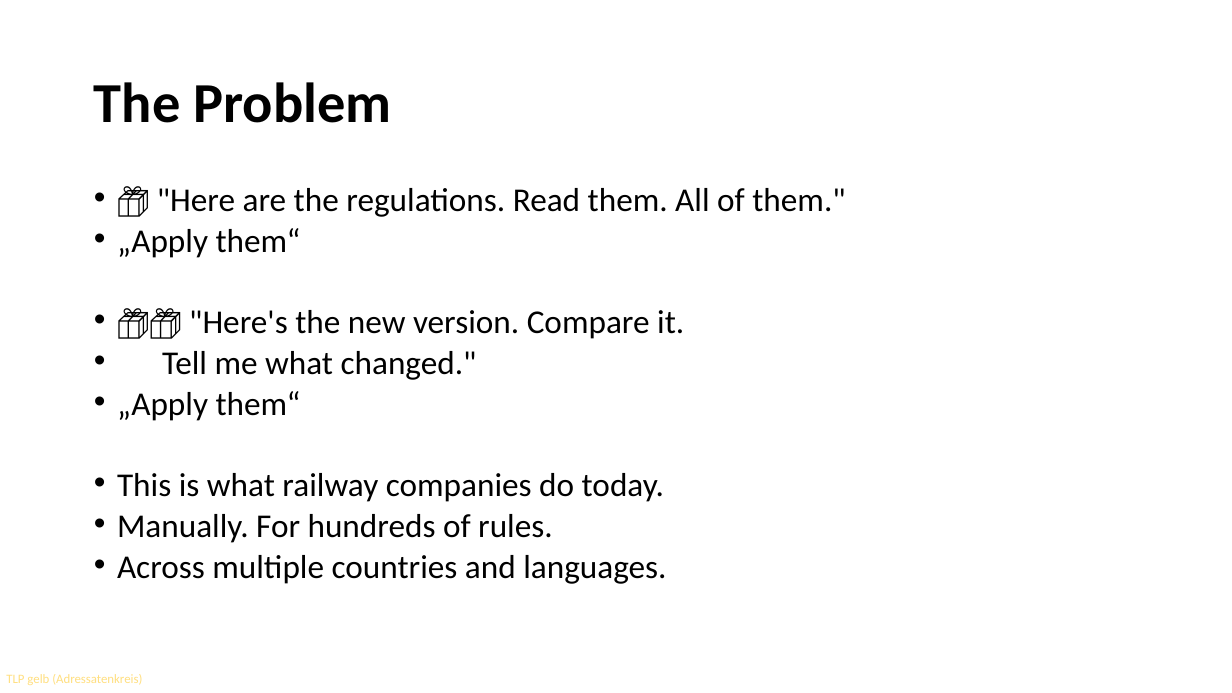
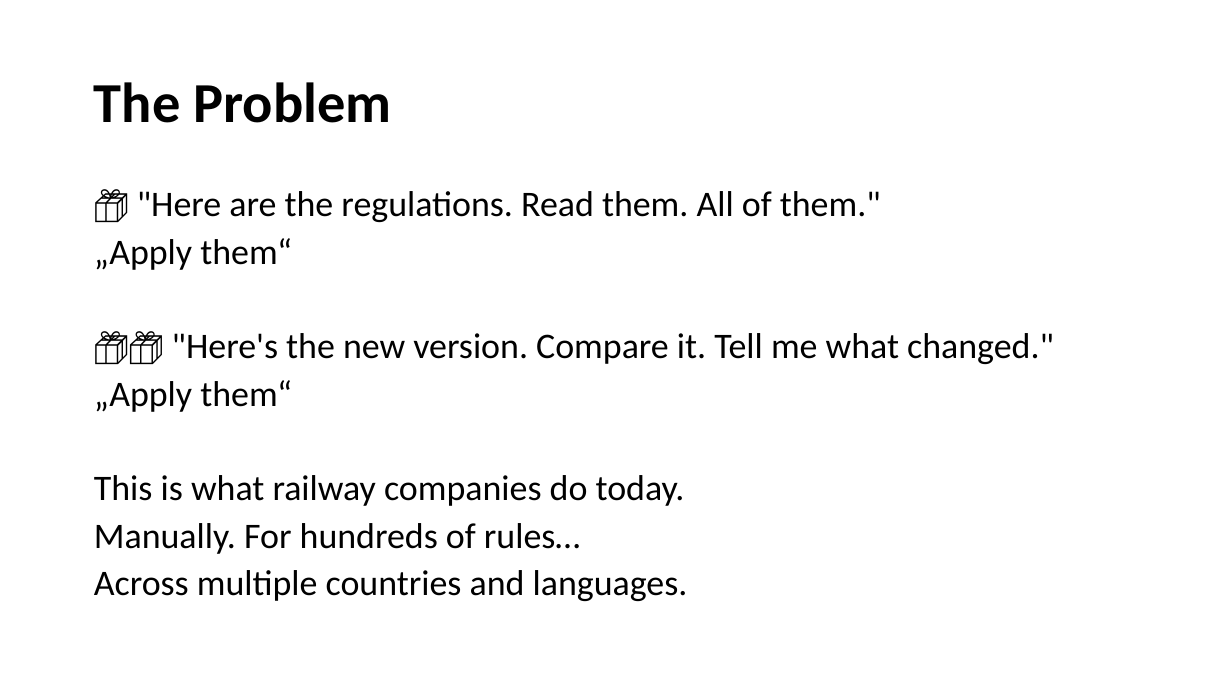
Before and after one commit to OpenRail-Playground/A38, a slide deck: slide 2 of whomakestherules/A38_H4R2026_Ch7.pptx. Drawn at 1232x693 pixels with LibreOffice and Linux fonts; fonts in the diff are those of the drawing; background and template pictures are left out. Boxes give left, top, right and bottom in pixels: in the first picture for what was removed or moved away, otherwise in the second. Text is boxed around its words. In the diff, an @@ line names an element or a change of style, - is before the commit and + after.

```diff
--- a/whomakestherules/A38_H4R2026_Ch7.pptx
+++ b/whomakestherules/A38_H4R2026_Ch7.pptx
@@ text at <box>94,191,881,601</box>: size 25.9 to 28 pt in "📦 "Here are the regulations. Read them. ...", "„Apply them“", "„Apply them“", "This is what railway companies do today." and 1 more places; bullet • to none; line spacing 0.7 to 0.8 @@
@@ text at <box>172,333,1054,364</box>: text changed; size 25.9 to 28 pt @@
-• 📦📦 "Here's the new version. Compare it.
-• Tell me what changed."
+📦📦 "Here's the new version. Compare it. Tell me what changed."
@@ text at <box>94,523,580,554</box>: text changed; size 25.9 to 28 pt @@
-• Manually. For hundreds of rules.
+Manually. For hundreds of rules…
@@ text removed at <box>6,674,142,685</box> @@
-TLP gelb (Adressatenkreis)
```
Also in this commit, not shown: 8 other slides changed.
